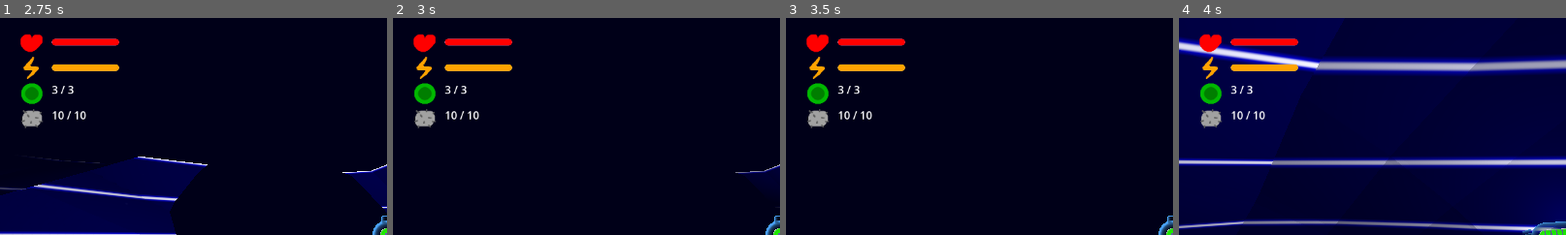
Above: before the commit, frames 1-4 (left to right).
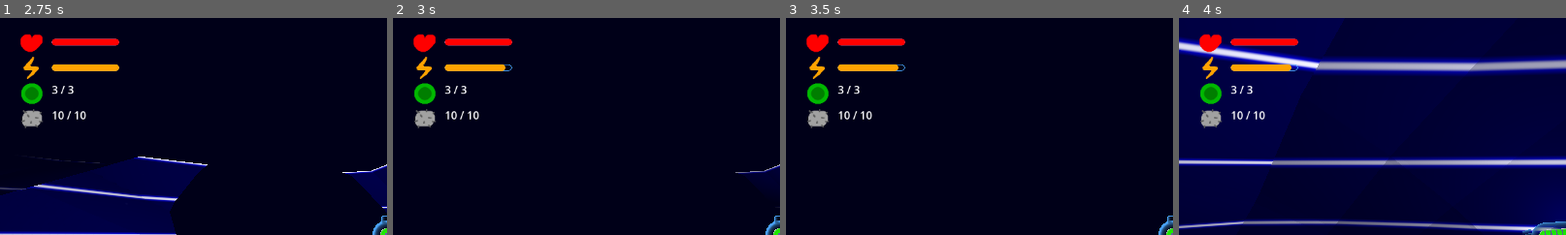
Above: after the commit, the same moments.

Repository: squirrelsoftcompany/LD57
Game: Godot game, scene res://Scenes/test_scene.tscn
Same seed, same stepped clock (60 frames per second), same inputs: the game is played once before the commit and once after it.
Inputs (mouse positions are % of the whole screen's width and height, from its top left):
- Up to frame 1 (2.75 s): click "H" at 0.5 s; click "H" at 1.25 s; click "H" at 2 s
- Up to frame 2 (3 s): click "S" at 2.75 s
- Up to frame 3 (3.5 s): no input
- Up to frame 4 (4 s): tap Enter at 3.5 s; drag from (11, 17) to (60, 28) at 3.52 s
The pictures show only the part of the screen within x 0-50%, y 0-50%; the shares and areas given below are measured in that part.

Frame 1 is identical in both runs. In frame 2, less than 0.1% of the frame differs, in the area x 28-31%, y 21-25%; in frame 3, less than 0.1%; in frame 4, less than 0.1%.

Commit message:
Scan and magneto consuming energy

Diff:
--- a/Scripts/Scanner/sonar.gd
+++ b/Scripts/Scanner/sonar.gd
@@ -6,6 +6,9 @@
 @export var range_mini_sonar:= 50.0
 @export var range_huge_sonar:= 100.0
 @export var range_magnet := 75
+
+@export var huge_sonar_cost := 10
+@export var magnet_cost := 10
 
 @onready var _shader_globals_override : ShaderGlobalsOverride = $"../ShaderGlobalsOverride"
 
@@ -59,13 +62,15 @@
 
 
 func _animate_huge_sonar(player_position: Vector3):
-	GlobalEventHolder.emit_signal("player_start_scanning", Archive.SonarState.SONAR_HUGE)
-	var base_sonar_layer := Vector2(player_position.y, player_position.y)
-	var tween := get_tree().create_tween()
-	tween.tween_property(self, "omni_range", 0, 0.5)
-	tween.tween_callback(_shader_globals_override.set.bind("params/sonar_layer", base_sonar_layer + layer_huge_sonar))
-	tween.tween_property(self, "omni_range", range_huge_sonar, 1.5)
-	tween.tween_callback(GlobalEventHolder.emit_signal.bind("player_finish_scanning", Archive.SonarState.SONAR_HUGE))
+	if GlobalPlayerStates.get_energy() > huge_sonar_cost:
+		GlobalPlayerStates.remove_energy(huge_sonar_cost)
+		GlobalEventHolder.emit_signal("player_start_scanning", Archive.SonarState.SONAR_HUGE)
+		var base_sonar_layer := Vector2(player_position.y, player_position.y)
+		var tween := get_tree().create_tween()
+		tween.tween_property(self, "omni_range", 0, 0.5)
+		tween.tween_callback(_shader_globals_override.set.bind("params/sonar_layer", base_sonar_layer + layer_huge_sonar))
+		tween.tween_property(self, "omni_range", range_huge_sonar, 1.5)
+		tween.tween_callback(GlobalEventHolder.emit_signal.bind("player_finish_scanning", Archive.SonarState.SONAR_HUGE))
 
 
 func _set_sonar_state(state : Archive.SonarState, player_position : Vector3):
@@ -95,7 +100,9 @@
 
 
 func _animate_magnet():
-	GlobalEventHolder.emit_signal.bind("player_start_heatmap", Archive.MagnetState.ON)
-	var tween := get_tree().create_tween()
-	tween.tween_property($Magnetometer, "omni_range", range_magnet, 1.5)
-	tween.tween_callback(GlobalEventHolder.emit_signal.bind("player_finish_heatmap", Archive.MagnetState.ON))
+	if GlobalPlayerStates.get_energy() > magnet_cost:
+		GlobalPlayerStates.remove_energy(magnet_cost)
+		GlobalEventHolder.emit_signal.bind("player_start_heatmap", Archive.MagnetState.ON)
+		var tween := get_tree().create_tween()
+		tween.tween_property($Magnetometer, "omni_range", range_magnet, 1.5)
+		tween.tween_callback(GlobalEventHolder.emit_signal.bind("player_finish_heatmap", Archive.MagnetState.ON))
